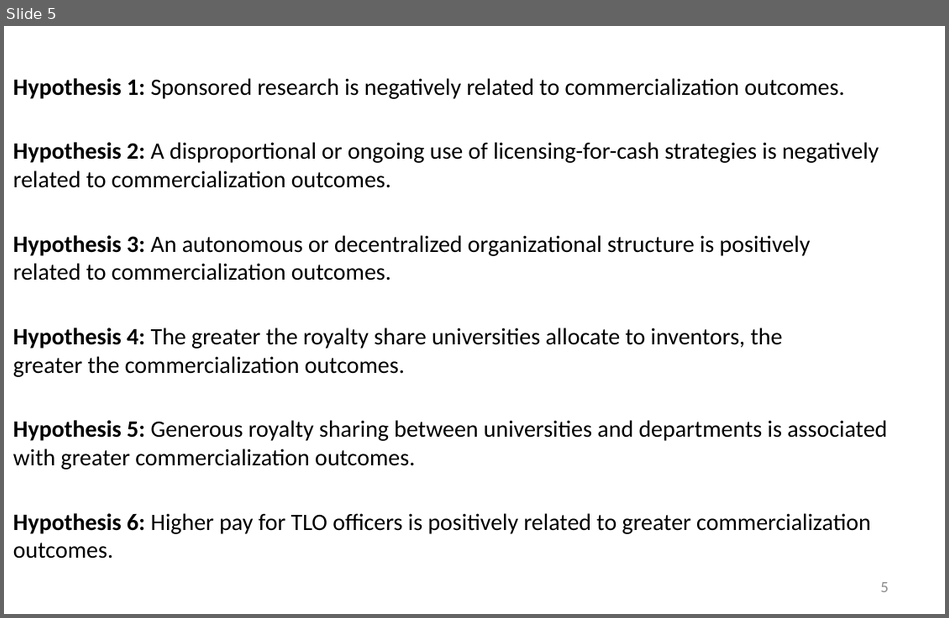
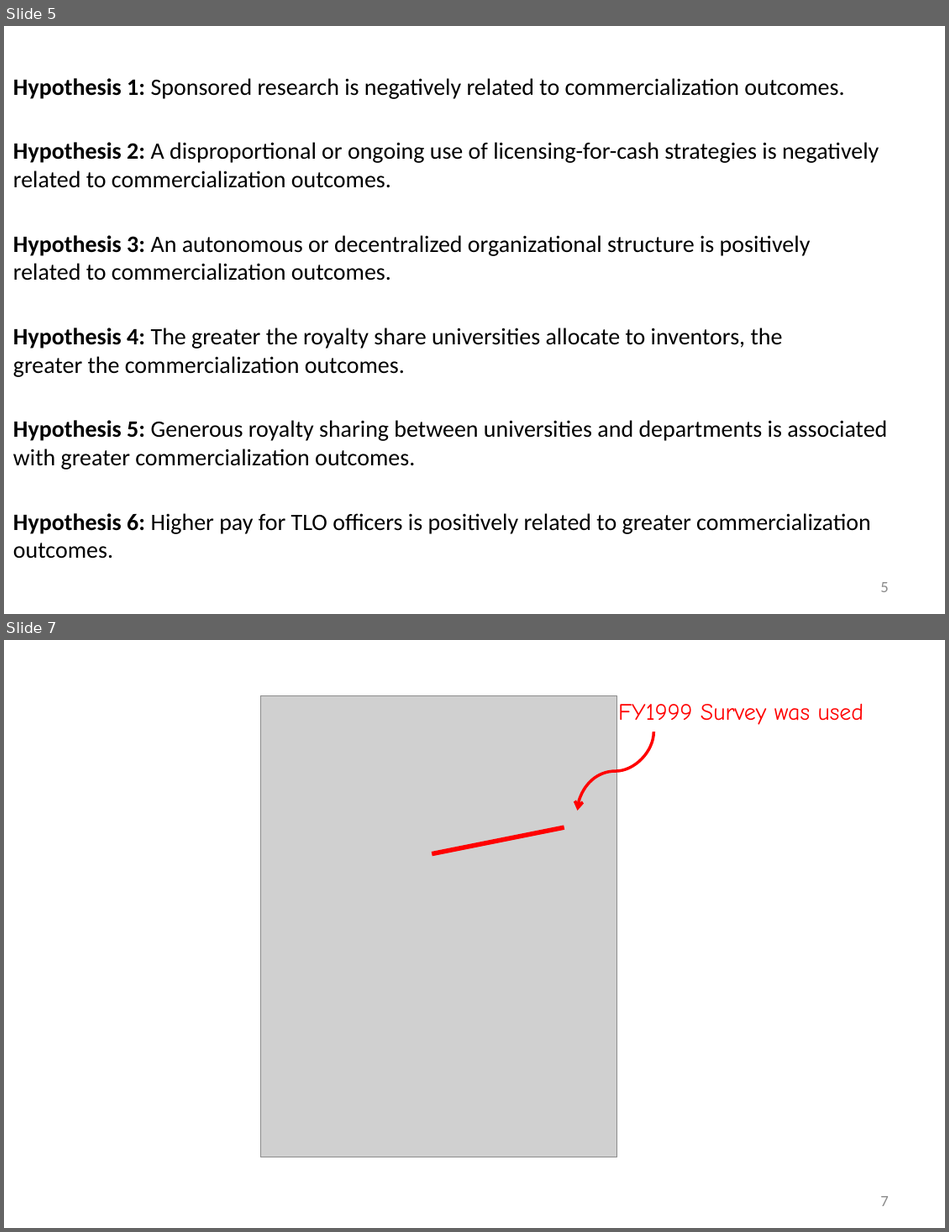
Before and after one commit to SLU-Courses-Townes/SOC6100, a slide deck: Presentations/Presentation01/AsiriHouseTownes_SOC6100_JournalArticleCritique.pptx. Shown one above the other, each under a label of ours: slide 5 before the commit, slides 5 and 7 after it; the slides between them are not shown. The pictures are 949x618 and 949x1232 pixels, drawn with LibreOffice and Linux fonts; fonts in the diff are those of the drawing; grey boxes stand for pictures. Boxes give left, top, right and bottom in pixels: in the first picture for what was removed or moved away, otherwise in the second. Text is boxed around its words. In the diff, an @@ line names an element or a change of style, - is before the commit and + after.

```diff
--- a/Presentations/Presentation01/AsiriHouseTownes_SOC6100_JournalArticleCritique.pptx
+++ b/Presentations/Presentation01/AsiriHouseTownes_SOC6100_JournalArticleCritique.pptx
@@ slide 7 added at (x1=4, y1=640, x2=945, y2=1228), background #FFFFFF @@
@@ picture added at (x1=261, y1=696, x2=617, y2=1157) @@
@@ text added at (x1=618, y1=704, x2=864, y2=725), 18 pt, text #FF0000 @@
+FY1999 Survey was used
@@ curved arrow added from (653, 732) to (577, 811), #FF0000 2.25 pt @@
@@ line added from (432, 853) to (563, 827), #FF0000 3.5 pt @@
@@ page number added at (x1=880, y1=1196, x2=888, y2=1206), 12 pt, text #8C8C8C @@
+7
```
Also in this commit, not shown: 4 slides changed, 1 slide removed.
